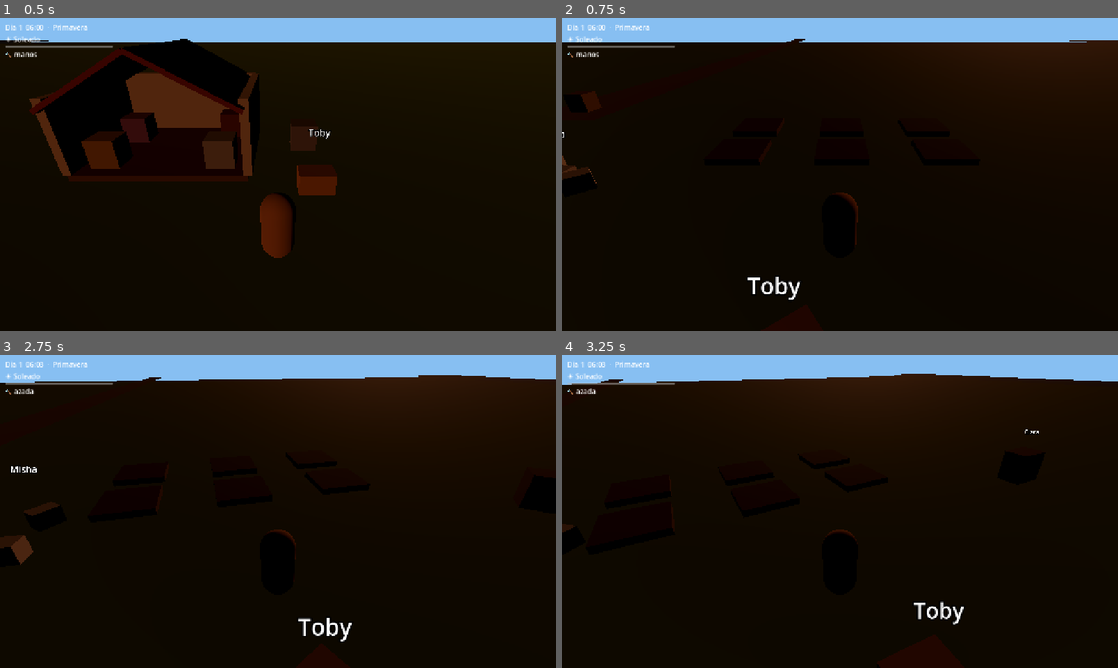
Above: before the commit, frames 1-4 (two rows, left to right).
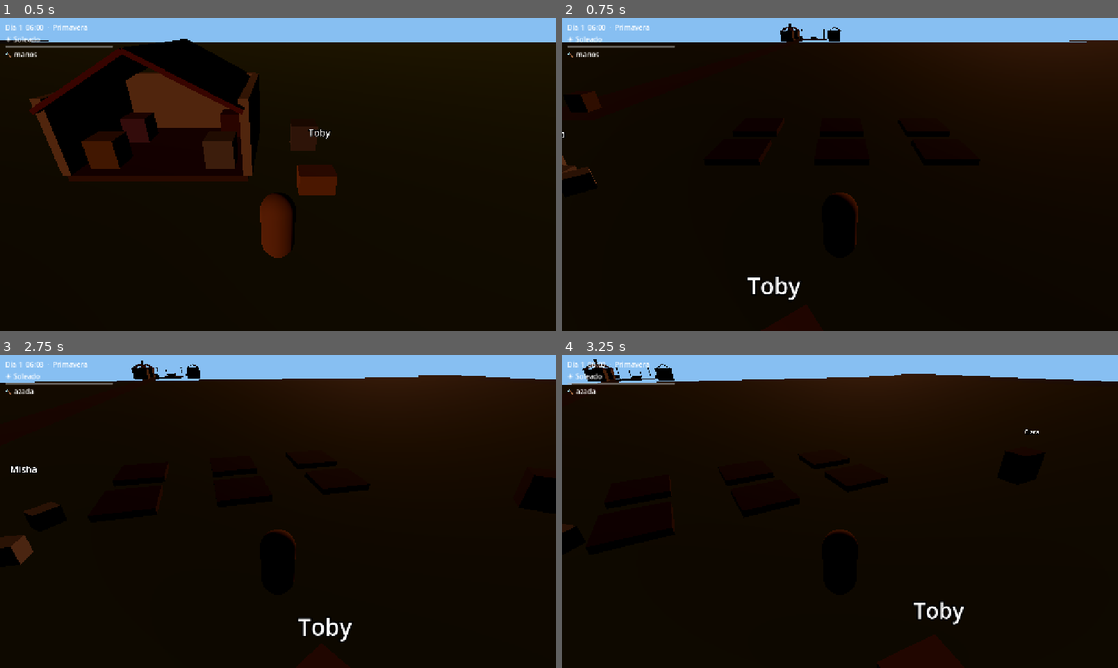
Above: after the commit, the same moments.

Repository: rafael-espinosa-rodriguez/nuestra-vida-en-el-campo
Game: Godot game, scene res://scenes/Main.tscn
The game is run twice, just before and just after one commit, with the same random seed, the same clock (stepped at 60 frames per second) and the same inputs.
Inputs (mouse positions are in pixels of both pictures, inside the frame that each line leads up to):
- Up to frame 1 (0.5 s): no input
- Up to frame 2 (0.75 s): tap Enter (ui_accept) at 0.5 s; move the mouse to (962, 158) at 0.52 s; hold D (move_right) from 0.53 s (still down); tap E (interact) at 0.6 s; click (962, 158) at 0.67 s
- Up to frame 3 (2.75 s): tap Enter (ui_accept) at 0.77, 1.07 s; release D (move_right) at 1.25 s; drag from (166, 527) to (250, 574) at 1.27 s; move the mouse to (333, 442) at 2.02 s; hold D (move_right) from 2.03 s (still down); tap 1 at 2.1 s
- Up to frame 4 (3.25 s): release D (move_right) at 2.75 s; drag from (812, 574) to (673, 464) at 2.77 s

Frame 1 is identical in both runs. In frame 2, 0.3% of the frame differs, in the area x 39-51%, y 1-8%; in frame 3, 0.3%; in frame 4, 0.5%, in the area x 3-21%, y 1-9%.

Commit message:
feat(spec-009): pueblo fisico con tienda, herreria, plaza y señales + smoke

Diff:
--- a/scenes/Main.tscn
+++ b/scenes/Main.tscn
@@ -8,6 +8,7 @@
 [ext_resource type="Resource" path="res://resources/data/animals/perro.tres" id="6"]
 [ext_resource type="PackedScene" path="res://scenes/Prop.tscn" id="7"]
 [ext_resource type="PackedScene" path="res://scenes/Tree.tscn" id="8"]
+[ext_resource type="PackedScene" path="res://scenes/Village.tscn" id="9"]
 
 [sub_resource type="StandardMaterial3D" id="mat_water"]
 albedo_color = Color(0.3, 0.55, 0.85, 1)
@@ -216,7 +217,10 @@
 [node name="VillageSign" parent="." instance=ExtResource("7")]
 position = Vector3(15, 0.5, 12)
 prop_id = "sign"
-info_text = "Pueblo -> (en construccion)"
+info_text = "Pueblo -> sigue el camino"
+
+[node name="Village" parent="." instance=ExtResource("9")]
+position = Vector3(10, 0, 105)
 
 [node name="Tree1" parent="." instance=ExtResource("8")]
 position = Vector3(70, 0, -30)
--- /dev/null
+++ b/scenes/Village.tscn
@@ -0,0 +1,268 @@
+[gd_scene load_steps=22 format=3]
+
+[ext_resource type="PackedScene" path="res://scenes/Prop.tscn" id="1"]
+
+[sub_resource type="StandardMaterial3D" id="mat_wood"]
+albedo_color = Color(0.5, 0.35, 0.2, 1)
+
+[sub_resource type="StandardMaterial3D" id="mat_plaster"]
+albedo_color = Color(0.9, 0.85, 0.75, 1)
+
+[sub_resource type="StandardMaterial3D" id="mat_roof"]
+albedo_color = Color(0.65, 0.25, 0.2, 1)
+
+[sub_resource type="StandardMaterial3D" id="mat_stone"]
+albedo_color = Color(0.6, 0.6, 0.62, 1)
+
+[sub_resource type="StandardMaterial3D" id="mat_dark"]
+albedo_color = Color(0.25, 0.18, 0.12, 1)
+
+[sub_resource type="StandardMaterial3D" id="mat_win"]
+albedo_color = Color(1.0, 0.85, 0.4, 1)
+
+[sub_resource type="StandardMaterial3D" id="mat_awn"]
+albedo_color = Color(0.8, 0.4, 0.25, 1)
+
+[sub_resource type="BoxMesh" id="m_house"]
+material = SubResource("mat_plaster")
+size = Vector3(4.0, 3.0, 5.0)
+
+[sub_resource type="BoxShape3D" id="s_house"]
+size = Vector3(4.0, 3.0, 5.0)
+
+[sub_resource type="BoxMesh" id="m_roof"]
+material = SubResource("mat_roof")
+size = Vector3(2.6, 0.15, 5.6)
+
+[sub_resource type="BoxMesh" id="m_door"]
+material = SubResource("mat_dark")
+size = Vector3(1.0, 2.0, 0.1)
+
+[sub_resource type="BoxMesh" id="m_win"]
+material = SubResource("mat_win")
+size = Vector3(0.8, 0.8, 0.1)
+
+[sub_resource type="BoxMesh" id="m_chim"]
+material = SubResource("mat_stone")
+size = Vector3(0.6, 2.4, 0.6)
+
+[sub_resource type="CylinderMesh" id="m_plaza"]
+material = SubResource("mat_stone")
+top_radius = 5.0
+bottom_radius = 5.0
+height = 0.12
+
+[sub_resource type="BoxMesh" id="m_table"]
+material = SubResource("mat_wood")
+size = Vector3(2.4, 0.9, 1.2)
+
+[sub_resource type="BoxShape3D" id="s_table"]
+size = Vector3(2.4, 0.9, 1.2)
+
+[sub_resource type="BoxMesh" id="m_post"]
+material = SubResource("mat_wood")
+size = Vector3(0.15, 2.4, 0.15)
+
+[sub_resource type="BoxMesh" id="m_awn"]
+material = SubResource("mat_awn")
+size = Vector3(3.2, 0.12, 2.2)
+
+[sub_resource type="CylinderMesh" id="m_pole"]
+material = SubResource("mat_dark")
+top_radius = 0.09
+bottom_radius = 0.09
+height = 3.0
+
+[sub_resource type="SphereMesh" id="m_head"]
+material = SubResource("mat_win")
+radius = 0.25
+height = 0.5
+
+[node name="Village" type="Node3D"]
+
+[node name="CasaA" type="StaticBody3D" parent="."]
+position = Vector3(-8, 0, -4)
+
+[node name="BodyMesh" type="MeshInstance3D" parent="CasaA"]
+position = Vector3(0, 1.5, 0)
+mesh = SubResource("m_house")
+
+[node name="BodyCol" type="CollisionShape3D" parent="CasaA"]
+position = Vector3(0, 1.5, 0)
+shape = SubResource("s_house")
+
+[node name="RoofL" type="MeshInstance3D" parent="CasaA"]
+position = Vector3(-1.05, 3.5, 0)
+rotation = Vector3(0, 0, 0.5)
+mesh = SubResource("m_roof")
+
+[node name="RoofR" type="MeshInstance3D" parent="CasaA"]
+position = Vector3(1.05, 3.5, 0)
+rotation = Vector3(0, 0, -0.5)
+mesh = SubResource("m_roof")
+
+[node name="Door" type="MeshInstance3D" parent="CasaA"]
+position = Vector3(0, 1.0, 2.55)
+mesh = SubResource("m_door")
+
+[node name="Win1" type="MeshInstance3D" parent="CasaA"]
+position = Vector3(-1.2, 1.8, 2.55)
+mesh = SubResource("m_win")
+
+[node name="Win2" type="MeshInstance3D" parent="CasaA"]
+position = Vector3(1.2, 1.8, 2.55)
+mesh = SubResource("m_win")
+
+[node name="CasaB" type="StaticBody3D" parent="."]
+position = Vector3(8, 0, -4)
+
+[node name="BodyMesh" type="MeshInstance3D" parent="CasaB"]
+position = Vector3(0, 1.5, 0)
+mesh = SubResource("m_house")
+
+[node name="BodyCol" type="CollisionShape3D" parent="CasaB"]
+position = Vector3(0, 1.5, 0)
+shape = SubResource("s_house")
+
+[node name="RoofL" type="MeshInstance3D" parent="CasaB"]
+position = Vector3(-1.05, 3.5, 0)
+rotation = Vector3(0, 0, 0.5)
+mesh = SubResource("m_roof")
+
+[node name="RoofR" type="MeshInstance3D" parent="CasaB"]
+position = Vector3(1.05, 3.5, 0)
+rotation = Vector3(0, 0, -0.5)
+mesh = SubResource("m_roof")
+
+[node name="Door" type="MeshInstance3D" parent="CasaB"]
+position = Vector3(0, 1.0, 2.55)
+mesh = SubResource("m_door")
+
+[node name="Win1" type="MeshInstance3D" parent="CasaB"]
+position = Vector3(-1.2, 1.8, 2.55)
+mesh = SubResource("m_win")
+
+[node name="Win2" type="MeshInstance3D" parent="CasaB"]
+position = Vector3(1.2, 1.8, 2.55)
+mesh = SubResource("m_win")
+
+[node name="Tienda" type="StaticBody3D" parent="."]
+position = Vector3(-8, 0, 10)
+
+[node name="BodyMesh" type="MeshInstance3D" parent="Tienda"]
+position = Vector3(0, 1.5, 0)
+mesh = SubResource("m_house")
+
+[node name="BodyCol" type="CollisionShape3D" parent="Tienda"]
+position = Vector3(0, 1.5, 0)
+shape = SubResource("s_house")
+
+[node name="RoofL" type="MeshInstance3D" parent="Tienda"]
+position = Vector3(-1.05, 3.5, 0)
+rotation = Vector3(0, 0, 0.5)
+mesh = SubResource("m_roof")
+
+[node name="RoofR" type="MeshInstance3D" parent="Tienda"]
+position = Vector3(1.05, 3.5, 0)
+rotation = Vector3(0, 0, -0.5)
+mesh = SubResource("m_roof")
+
+[node name="Door" type="MeshInstance3D" parent="Tienda"]
+position = Vector3(0, 1.0, 2.55)
+mesh = SubResource("m_door")
+
+[node name="Win1" type="MeshInstance3D" parent="Tienda"]
+position = Vector3(-1.2, 1.8, 2.55)
+mesh = SubResource("m_win")
+
+[node name="Win2" type="MeshInstance3D" parent="Tienda"]
+position = Vector3(1.2, 1.8, 2.55)
+mesh = SubResource("m_win")
+
+[node name="Herreria" type="StaticBody3D" parent="."]
+position = Vector3(8, 0, 10)
+
+[node name="BodyMesh" type="MeshInstance3D" parent="Herreria"]
+position = Vector3(0, 1.5, 0)
+mesh = SubResource("m_house")
+
+[node name="BodyCol" type="CollisionShape3D" parent="Herreria"]
+position = Vector3(0, 1.5, 0)
+shape = SubResource("s_house")
+
+[node name="RoofL" type="MeshInstance3D" parent="Herreria"]
+position = Vector3(-1.05, 3.5, 0)
+rotation = Vector3(0, 0, 0.5)
+mesh = SubResource("m_roof")
+
+[node name="RoofR" type="MeshInstance3D" parent="Herreria"]
+position = Vector3(1.05, 3.5, 0)
+rotation = Vector3(0, 0, -0.5)
+mesh = SubResource("m_roof")
+
+[node name="Door" type="MeshInstance3D" parent="Herreria"]
+position = Vector3(0, 1.0, 2.55)
+mesh = SubResource("m_door")
+
+[node name="Chimney" type="MeshInstance3D" parent="Herreria"]
+position = Vector3(1.2, 4.2, 0)
+mesh = SubResource("m_chim")
+
+[node name="Plaza" type="MeshInstance3D" parent="."]
+position = Vector3(0, 0.06, 4)
+mesh = SubResource("m_plaza")
+
+[node name="Puesto" type="StaticBody3D" parent="."]
+position = Vector3(0, 0, 7)
+
+[node name="TableMesh" type="MeshInstance3D" parent="Puesto"]
+position = Vector3(0, 0.45, 0)
+mesh = SubResource("m_table")
+
+[node name="TableCol" type="CollisionShape3D" parent="Puesto"]
+position = Vector3(0, 0.45, 0)
+shape = SubResource("s_table")
+
+[node name="Post1" type="MeshInstance3D" parent="Puesto"]
+position = Vector3(-1.4, 1.2, 0)
+mesh = SubResource("m_post")
+
+[node name="Post2" type="MeshInstance3D" parent="Puesto"]
+position = Vector3(1.4, 1.2, 0)
+mesh = SubResource("m_post")
+
+[node name="Awning" type="MeshInstance3D" parent="Puesto"]
+position = Vector3(0, 2.4, 0)
+mesh = SubResource("m_awn")
+
+[node name="Farola1" type="Node3D" parent="."]
+position = Vector3(-4, 0, 4)
+
+[node name="Pole" type="MeshInstance3D" parent="Farola1"]
+position = Vector3(0, 1.5, 0)
+mesh = SubResource("m_pole")
+
+[node name="Head" type="MeshInstance3D" parent="Farola1"]
+position = Vector3(0, 3.1, 0)
+mesh = SubResource("m_head")
+
+[node name="Farola2" type="Node3D" parent="."]
+position = Vector3(4, 0, 4)
+
+[node name="Pole" type="MeshInstance3D" parent="Farola2"]
+position = Vector3(0, 1.5, 0)
+mesh = SubResource("m_pole")
+
+[node name="Head" type="MeshInstance3D" parent="Farola2"]
+position = Vector3(0, 3.1, 0)
+mesh = SubResource("m_head")
+
+[node name="TiendaSign" parent="." instance=ExtResource("1")]
+position = Vector3(-5.5, 0.5, 12.5)
+prop_id = "sign"
+info_text = "Tienda de Mara: semillas y mas"
+
+[node name="HerreriaSign" parent="." instance=ExtResource("1")]
+position = Vector3(5.5, 0.5, 12.5)
+prop_id = "sign"
+info_text = "Herreria de Bram"
--- /dev/null
+++ b/tests/smoke_009.gd
@@ -0,0 +1,25 @@
+extends SceneTree
+## Smoke spec 009: pueblo fisico instanciado con edificios, plaza, puesto y señales.
+
+var _frames := 0
+
+
+func _process(_delta: float) -> bool:
+	_frames += 1
+	if _frames == 5:
+		_run()
+		quit()
+	return false
+
+
+func _run() -> void:
+	var main: Node = load("res://scenes/Main.tscn").instantiate()
+	root.add_child(main)
+	var village: Node = main.get_node_or_null("Village")
+	assert(village != null, "existe Village")
+	for n: String in ["CasaA", "CasaB", "Tienda", "Herreria", "Plaza", "Puesto", "Farola1", "Farola2", "TiendaSign", "HerreriaSign"]:
+		assert(village.get_node_or_null(n) != null, "existe " + n)
+	var sign: Node = village.get_node("TiendaSign")
+	assert(String(sign.call("get_prompt")).contains("Mara"), "cartel tienda")
+	assert(String(main.get_node("VillageSign").call("get_prompt")).contains("Pueblo"), "cartel camino al pueblo")
+	print("SMOKE009 OK")
Not shown: 1 places in scenes/Main.tscn that only renumber resources
